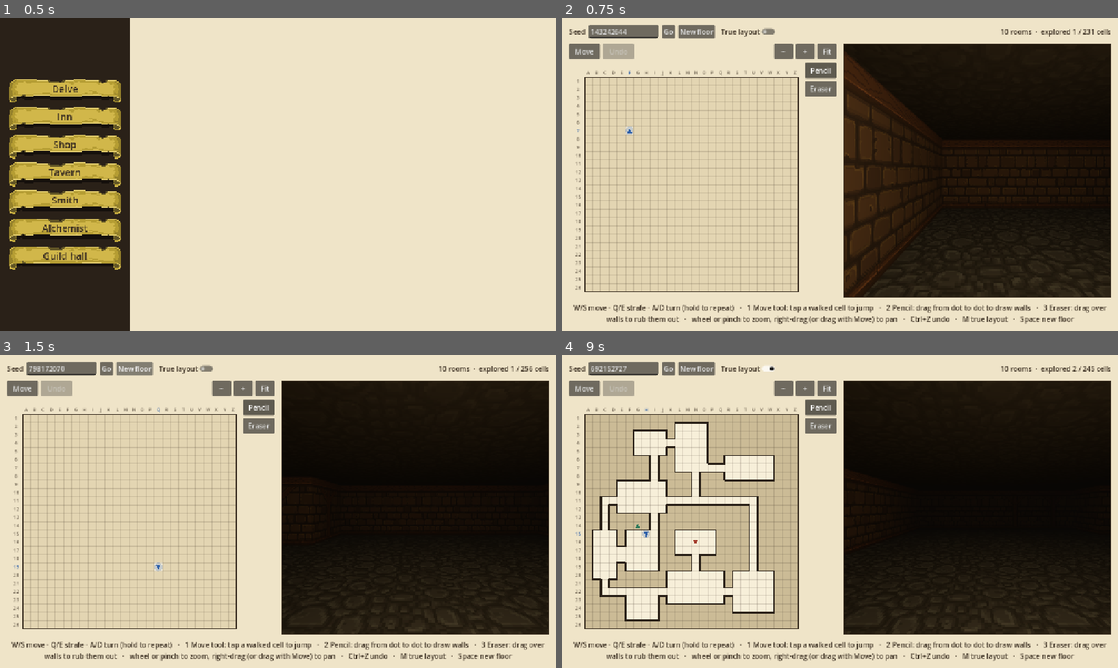
Above: before the commit, frames 1-4 (two rows, left to right).
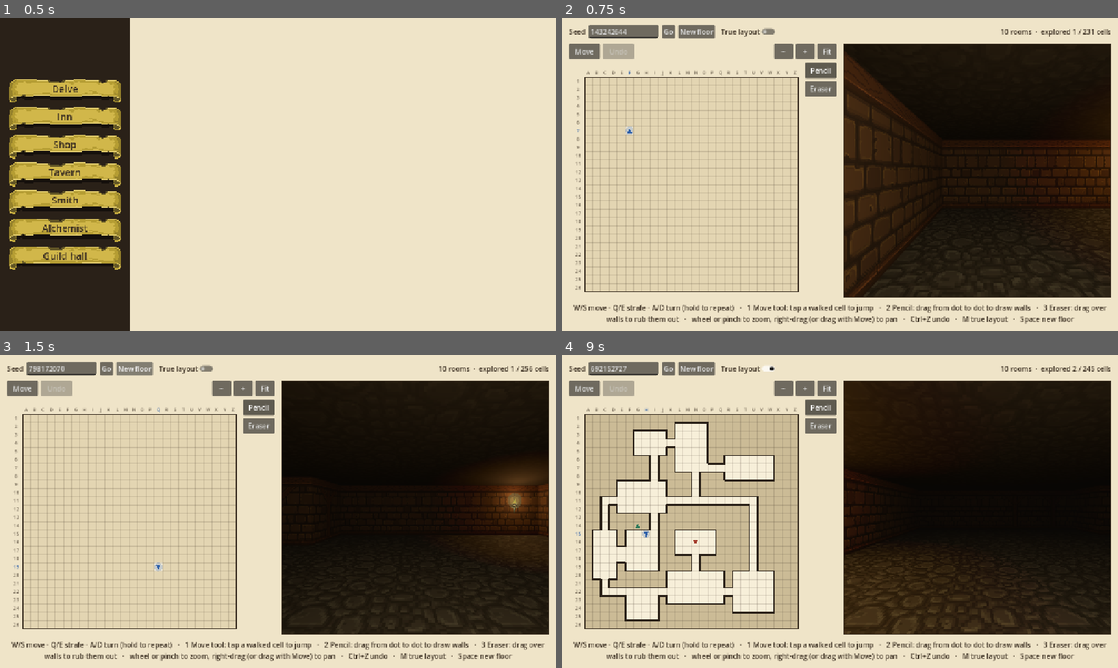
Above: after the commit, the same moments.

Repository: ofirvard/EOClone
Game: Godot game, scene res://scenes/main_menu.tscn
The game is run twice, just before and just after one commit, with the same random seed, the same clock (stepped at 60 frames per second) and the same inputs.
Inputs (mouse positions are in pixels of both pictures, inside the frame that each line leads up to):
- Up to frame 1 (0.5 s): no input
- Up to frame 2 (0.75 s): click "Delve" at 0.5 s
- Up to frame 3 (1.5 s): click "New floor" at 1.25 s
- Up to frame 4 (9 s): click "New floor" at 2 s; click "Go" at 2.75 s; click "Go" at 3.5 s; click "True layout" at 4.25 s; click "Move" at 5 s; click "−" at 5.75 s; click "+" at 6.5 s; click "Fit" at 7.25 s; click "Pencil" at 8 s; tap A at 8.75 s; move the mouse to (962, 495) at 8.77 s; hold D from 8.78 s (still down); tap Q at 8.85 s; click (962, 495) at 8.92 s

Frame 1 is identical in both runs. In frame 2, 1.3% of the frame differs, in the area x 87-99%, y 32-68%; in frame 3, 3.0%, in the area x 84-99%, y 34-65%; in frame 4, 2.2%.

Commit message:
Add animated wall torches with lights that stop at walls
- The generator hangs torches on random rock walls, spread apart; how
  many and how far apart is set in floor.json. Same seed, same torches.
- 3D view shows the Old Castle torch animation with a flickering light
  per torch. Lights cast shadows so they don't shine through walls.
- Floor and ceiling are now tiled per cell in 4x4 chunks, so the Mobile
  renderer's 8-lights-per-mesh limit only sees nearby torches.
- Tests check torch placement; docs and credits updated.

Co-Authored-By: Claude Opus 5.5 <noreply@anthropic.com>

Diff:
--- a/data/generation/floor.json
+++ b/data/generation/floor.json
@@ -5,5 +5,7 @@
 	"max_rooms": 10,
 	"room_min_size": 3,
 	"room_max_size": 7,
-	"extra_connections": 2
+	"extra_connections": 2,
+	"torch_density": 0.04,
+	"torch_spacing": 4
 }
--- a/data/themes/basement.json
+++ b/data/themes/basement.json
@@ -7,5 +7,15 @@
 	"floor": { "texture": "res://assets/textures/basement/stone_floor_2.png" },
 	"ceiling": { "texture": "res://assets/textures/basement/stone_floor_2.png", "tint": "6a635a" },
 	"stairs_up": { "texture": "res://assets/textures/basement/stairs_1.png" },
-	"stairs_down": { "texture": "res://assets/textures/basement/basement_door_2.png" }
+	"stairs_down": { "texture": "res://assets/textures/basement/basement_door_2.png" },
+	"torch": {
+		"frames": [
+			"res://assets/textures/castle/torch_1.png",
+			"res://assets/textures/castle/torch_2.png",
+			"res://assets/textures/castle/torch_3.png",
+			"res://assets/textures/castle/torch_4.png"
+		],
+		"fps": 7,
+		"light": { "color": "ffad5c", "energy": 1.6, "range": 5.0 }
+	}
 }
--- a/src/rules/floor_generator.gd
+++ b/src/rules/floor_generator.gd
@@ -20,6 +20,8 @@
 	"room_min_size": 3,
 	"room_max_size": 7,
 	"extra_connections": 2,
+	"torch_density": 0.04,   ## Torches per open cell.
+	"torch_spacing": 4,      ## Fewest cells between two torches (along either axis).
 }
 
 
@@ -50,6 +52,7 @@
 	_place_rooms(grid, rng, settings)
 	_connect_rooms(grid, rng, int(settings["extra_connections"]))
 	_place_stairs(grid, rng)
+	_place_torches(grid, rng, float(settings["torch_density"]), int(settings["torch_spacing"]))
 	return grid
 
 
@@ -167,5 +170,34 @@
 	grid.set_cell(grid.stairs_down, FloorGrid.Cell.STAIRS_DOWN)
 
 
+## Hangs torches on random wall faces (plain rock only, not the stairs),
+## keeping them spread out: no two closer than `spacing` cells.
+static func _place_torches(grid: FloorGrid, rng: RandomNumberGenerator, density: float, spacing: int) -> void:
+	var spots: Array[Vector3i] = []
+	for p in grid.walkable_cells():
+		for side in 4:
+			var q := p + FloorGrid.DIRECTIONS[side]
+			if grid.in_bounds(q) and grid.get_cell(q) == FloorGrid.Cell.WALL:
+				spots.append(Vector3i(p.x, p.y, side))
+	# Shuffle with the floor's own generator so the same seed gives the same torches.
+	for i in range(spots.size() - 1, 0, -1):
+		var j := rng.randi_range(0, i)
+		var swap := spots[i]
+		spots[i] = spots[j]
+		spots[j] = swap
+
+	var wanted := roundi(grid.walkable_cells().size() * density)
+	for spot in spots:
+		if grid.torches.size() >= wanted:
+			break
+		var crowded := false
+		for other in grid.torches:
+			if maxi(absi(spot.x - other.x), absi(spot.y - other.y)) < spacing:
+				crowded = true
+				break
+		if not crowded:
+			grid.torches.append(spot)
+
+
 static func _center(rect: Rect2i) -> Vector2i:
 	return rect.position + rect.size / 2
--- a/src/rules/floor_grid.gd
+++ b/src/rules/floor_grid.gd
@@ -18,6 +18,9 @@
 var stairs_up := Vector2i(-1, -1)
 var stairs_up_side := 0         ## DIRECTIONS index from stairs_up toward the open cell it faces.
 var stairs_down := Vector2i(-1, -1)
+## Wall torches as Vector3i(x, y, side): hung on the wall on DIRECTIONS[side]
+## of open cell (x, y).
+var torches: Array[Vector3i] = []
 
 
 func _init(w: int, h: int) -> void:
--- a/src/view/dungeon_view_3d.gd
+++ b/src/view/dungeon_view_3d.gd
@@ -1,9 +1,14 @@
 extends Node3D
 ## First-person 3D view of a floor. Walls come from a GridMap built from the
-## rules grid; floor and ceiling are one plane each. A torch light rides on
-## the camera and fog hides the distance, so only nearby walls read clearly.
-## Textures come from a theme file in data/themes/. Stairs up are a picture on
-## one face of a wall block; the trapdoor down is a picture lying on the floor.
+## rules grid. A torch light rides on the camera and fog hides the distance,
+## so only nearby walls read clearly. Textures come from a theme file in
+## data/themes/. Stairs up are a picture on one face of a wall block; the
+## trapdoor down is a picture lying on the floor. Wall torches are animated
+## pictures, each with a flickering light.
+##
+## Floor and ceiling are tiled per cell (in their own GridMap) rather than one
+## big plane: the Mobile renderer lights each mesh with at most 8 lights, and
+## small chunks keep that to the torches nearby.
 
 const FloorGrid = preload("res://src/rules/floor_grid.gd")
 
@@ -14,11 +19,15 @@
 const THEME_PATH := "res://data/themes/basement.json"
 const DECAL_LIFT := 0.01     ## Gap that keeps a picture from flickering into the surface under it.
 const TRAPDOOR_SIZE := 0.9   ## Share of the cell the trapdoor picture spans.
+const TORCH_SIZE := 1.0      ## Torch picture width and height, in metres.
+const TORCH_HEIGHT := 1.25   ## Height of the torch picture's centre.
+const FLAME_HEIGHT := 1.45   ## Where the torch's light sits.
+const FLAME_OUT := 0.3       ## How far the light sits out from the wall.
+const CHUNK := 4             ## GridMap octant size in cells (see the note above).
 
 
 var _gridmap: GridMap
-var _floor: MeshInstance3D
-var _ceiling: MeshInstance3D
+var _floor_map: GridMap      ## One floor-and-ceiling tile per open cell.
 var _camera: Camera3D
 var _tween: Tween
 var _floor_mat: StandardMaterial3D
@@ -26,7 +35,13 @@
 var _wall_weights: Array[int] = []
 var _stairs_up_mat: StandardMaterial3D
 var _stairs_down_mat: StandardMaterial3D
-var _props: Node3D           ## Stairs and trapdoor pictures; rebuilt with each floor.
+var _props: Node3D           ## Stairs, trapdoor and torches; rebuilt with each floor.
+var _torch_frames: Array[StandardMaterial3D] = []
+var _torch_fps := 7.0
+var _torch_light := {}
+var _torches: Array[MeshInstance3D] = []
+var _torch_lights: Array[OmniLight3D] = []
+var _clock := 0.0
 
 
 func _init() -> void:
@@ -44,19 +59,23 @@
 		_stairs_up_mat = _decal_material(theme["stairs_up"])
 	if theme.has("stairs_down"):
 		_stairs_down_mat = _decal_material(theme["stairs_down"])
+	if theme.has("torch"):
+		for path in theme["torch"].get("frames", []):
+			_torch_frames.append(_glow_material(path))
+		_torch_fps = float(theme["torch"].get("fps", 7))
+		_torch_light = theme["torch"].get("light", {})
 
 	_gridmap = GridMap.new()
 	_gridmap.cell_size = Vector3(CELL, WALL_HEIGHT, CELL)
 	_gridmap.mesh_library = _build_library(wall_mats)
+	_gridmap.cell_octant_size = CHUNK
 	add_child(_gridmap)
 
-	_floor = MeshInstance3D.new()
-	_floor.material_override = _floor_mat
-	add_child(_floor)
-
-	_ceiling = MeshInstance3D.new()
-	_ceiling.material_override = _ceiling_mat
-	add_child(_ceiling)
+	_floor_map = GridMap.new()
+	_floor_map.cell_size = Vector3(CELL, WALL_HEIGHT, CELL)
+	_floor_map.cell_octant_size = CHUNK
+	_floor_map.mesh_library = _floor_library()
+	add_child(_floor_map)
 
 	_props = Node3D.new()
 	add_child(_props)
@@ -97,24 +116,63 @@
 			if not grid.is_walkable(Vector2i(x, y)):
 				_gridmap.set_cell_item(Vector3i(x, 0, y), _wall_variant(x, y, grid.seed_value))
 
-	var extent := Vector2(grid.width, grid.height) * CELL
-	var floor_mesh := PlaneMesh.new()
-	floor_mesh.size = extent
-	_floor.mesh = floor_mesh
-	_floor.position = Vector3(extent.x / 2, 0, extent.y / 2)
-	# Plane UVs run 0..1 across the whole floor; repeat the texture once per cell.
-	if not (_floor_mat.albedo_texture is NoiseTexture2D):
-		_floor_mat.uv1_scale = Vector3(grid.width, grid.height, 1)
-	if not (_ceiling_mat.albedo_texture is NoiseTexture2D):
-		_ceiling_mat.uv1_scale = Vector3(grid.width, grid.height, 1)
-
-	var ceiling_mesh := PlaneMesh.new()
-	ceiling_mesh.size = extent
-	ceiling_mesh.flip_faces = true
-	_ceiling.mesh = ceiling_mesh
-	_ceiling.position = Vector3(extent.x / 2, WALL_HEIGHT, extent.y / 2)
+	_floor_map.clear()
+	for p in grid.walkable_cells():
+		_floor_map.set_cell_item(Vector3i(p.x, 0, p.y), 0)
 
 	_build_props(grid)
+	_build_torches(grid)
+
+
+## Swaps torch frames and flickers their lights.
+func _process(delta: float) -> void:
+	if _torches.is_empty():
+		return
+	_clock += delta
+	var frame := int(_clock * _torch_fps)
+	var base := float(_torch_light.get("energy", 1.6))
+	for i in _torches.size():
+		# Each torch starts on its own frame and flickers on its own rhythm.
+		_torches[i].material_override = _torch_frames[(frame + i) % _torch_frames.size()]
+		var t := _clock * 9.0 + i * 1.7
+		_torch_lights[i].light_energy = base * (0.85 + 0.1 * sin(t) + 0.05 * sin(t * 2.3))
+
+
+## A torch picture on the wall behind each torch spot, with a warm light just
+## in front of its flame.
+func _build_torches(grid: FloorGrid) -> void:
+	_torches.clear()
+	_torch_lights.clear()
+	if _torch_frames.is_empty():
+		return
+	var quad := QuadMesh.new()
+	quad.size = Vector2(TORCH_SIZE, TORCH_SIZE)
+	for spot in grid.torches:
+		var side := FloorGrid.DIRECTIONS[spot.z]
+		var toward_wall := Vector3(side.x, 0, side.y)
+		var cell := Vector2i(spot.x, spot.y)
+
+		var torch := MeshInstance3D.new()
+		torch.mesh = quad
+		torch.material_override = _torch_frames[0]
+		torch.cast_shadow = GeometryInstance3D.SHADOW_CASTING_SETTING_OFF
+		# Face back into the cell, flat on the wall.
+		torch.rotation.y = atan2(-side.x, -side.y)
+		torch.position = _cell_centre(cell, TORCH_HEIGHT) + toward_wall * (CELL / 2.0 - DECAL_LIFT)
+		_props.add_child(torch)
+		_torches.append(torch)
+
+		var light := OmniLight3D.new()
+		light.light_color = Color(_torch_light.get("color", "ffad5c"))
+		light.light_energy = float(_torch_light.get("energy", 1.6))
+		light.omni_range = float(_torch_light.get("range", 5.0))
+		light.omni_attenuation = 1.4
+		# Shadows stop the light at walls instead of shining through into the
+		# room behind. The scene never moves, so each shadow is drawn once.
+		light.shadow_enabled = true
+		light.position = _cell_centre(cell, FLAME_HEIGHT) + toward_wall * (CELL / 2.0 - FLAME_OUT)
+		_props.add_child(light)
+		_torch_lights.append(light)
 
 
 ## The stairs picture on the wall face toward the room, and the trapdoor
@@ -130,6 +188,7 @@
 		var stairs := MeshInstance3D.new()
 		stairs.mesh = quad
 		stairs.material_override = _stairs_up_mat
+		stairs.cast_shadow = GeometryInstance3D.SHADOW_CASTING_SETTING_OFF
 		# A quad faces +Z; turn it to face the open cell, on the wall's surface.
 		stairs.rotation.y = atan2(side.x, side.y)
 		stairs.position = _cell_centre(grid.stairs_up, WALL_HEIGHT / 2.0) 			+ Vector3(side.x, 0, side.y) * (CELL / 2.0 + DECAL_LIFT)
@@ -143,6 +202,7 @@
 		var trapdoor := MeshInstance3D.new()
 		trapdoor.mesh = plane
 		trapdoor.material_override = _stairs_down_mat
+		trapdoor.cast_shadow = GeometryInstance3D.SHADOW_CASTING_SETTING_OFF
 		trapdoor.position = _cell_centre(grid.stairs_down, DECAL_LIFT)
 		_props.add_child(trapdoor)
 
@@ -188,6 +248,29 @@
 		if roll < 0:
 			return i
 	return 0
+
+
+## One tile: a floor square and the ceiling square above it, each with the
+## texture once. Items sit at the cell's middle height, hence the offsets.
+func _floor_library() -> MeshLibrary:
+	var tile := ArrayMesh.new()
+	var floor_plane := PlaneMesh.new()
+	floor_plane.size = Vector2(CELL, CELL)
+	floor_plane.center_offset = Vector3(0, -WALL_HEIGHT / 2.0, 0)
+	var ceiling_plane := PlaneMesh.new()
+	ceiling_plane.size = Vector2(CELL, CELL)
+	ceiling_plane.flip_faces = true
+	ceiling_plane.center_offset = Vector3(0, WALL_HEIGHT / 2.0, 0)
+	for part in [[floor_plane, _floor_mat], [ceiling_plane, _ceiling_mat]]:
+		tile.add_surface_from_arrays(Mesh.PRIMITIVE_TRIANGLES, part[0].get_mesh_arrays())
+		var mat: StandardMaterial3D = part[1]
+		if not (mat.albedo_texture is NoiseTexture2D):
+			mat.uv1_scale = Vector3.ONE
+		tile.surface_set_material(tile.get_surface_count() - 1, mat)
+	var lib := MeshLibrary.new()
+	lib.create_item(0)
+	lib.set_item_mesh(0, tile)
+	return lib
 
 
 func _build_library(wall_mats: Array[StandardMaterial3D]) -> MeshLibrary:
@@ -239,6 +322,17 @@
 	return mat
 
 
+## A torch frame: unlit (the flame is its own light), with its soft glow
+## halo blended over the wall behind it.
+func _glow_material(path: String) -> StandardMaterial3D:
+	var mat := StandardMaterial3D.new()
+	mat.albedo_texture = load(path)
+	mat.texture_filter = BaseMaterial3D.TEXTURE_FILTER_NEAREST_WITH_MIPMAPS_ANISOTROPIC
+	mat.transparency = BaseMaterial3D.TRANSPARENCY_ALPHA
+	mat.shading_mode = BaseMaterial3D.SHADING_MODE_UNSHADED
+	return mat
+
+
 ## Plain colour with a soft noise texture so surfaces don't look flat.
 func _material(color: Color, noise_strength: float) -> StandardMaterial3D:
 	var noise := FastNoiseLite.new()
--- a/tests/run_tests.gd
+++ b/tests/run_tests.gd
@@ -36,6 +36,7 @@
 		var a := FloorGenerator.generate(seed_value, settings)
 		var b := FloorGenerator.generate(seed_value, settings)
 		expect(a.cells == b.cells, "seed %d gives the same floor twice" % seed_value)
+		expect(a.torches == b.torches, "seed %d gives the same torches twice" % seed_value)
 
 
 func test_max_size(settings: Dictionary) -> void:
@@ -93,6 +94,18 @@
 		counts[c] = counts.get(c, 0) + 1
 	expect(counts.get(FloorGrid.Cell.STAIRS_UP, 0) == 1 and counts.get(FloorGrid.Cell.STAIRS_DOWN, 0) == 1,
 		"%s has exactly one of each stairs" % tag)
+
+	# Torches: on open floor, against plain rock, spread out, and some exist.
+	var torches_ok := grid.torches.size() > 0
+	for i in grid.torches.size():
+		var t := grid.torches[i]
+		var cell := Vector2i(t.x, t.y)
+		var behind := cell + FloorGrid.DIRECTIONS[t.z]
+		torches_ok = torches_ok and grid.is_walkable(cell) and grid.in_bounds(behind) 			and grid.get_cell(behind) == FloorGrid.Cell.WALL
+		for j in i:
+			var o := grid.torches[j]
+			torches_ok = torches_ok and maxi(absi(t.x - o.x), absi(t.y - o.y)) >= 4
+	expect(torches_ok, "%s has torches on rock walls, spread out" % tag)
 
 
 func test_footsteps() -> void:
Binary file added: assets/textures/castle/torch_1.png
Not shown, added: assets/textures/castle/torch_1.png.import
Binary file added: assets/textures/castle/torch_2.png
Not shown, added: assets/textures/castle/torch_2.png.import
Binary file added: assets/textures/castle/torch_3.png
Not shown, added: assets/textures/castle/torch_3.png.import
Binary file added: assets/textures/castle/torch_4.png
Not shown, added: assets/textures/castle/torch_4.png.import
Not shown, changed: docs/design.md
